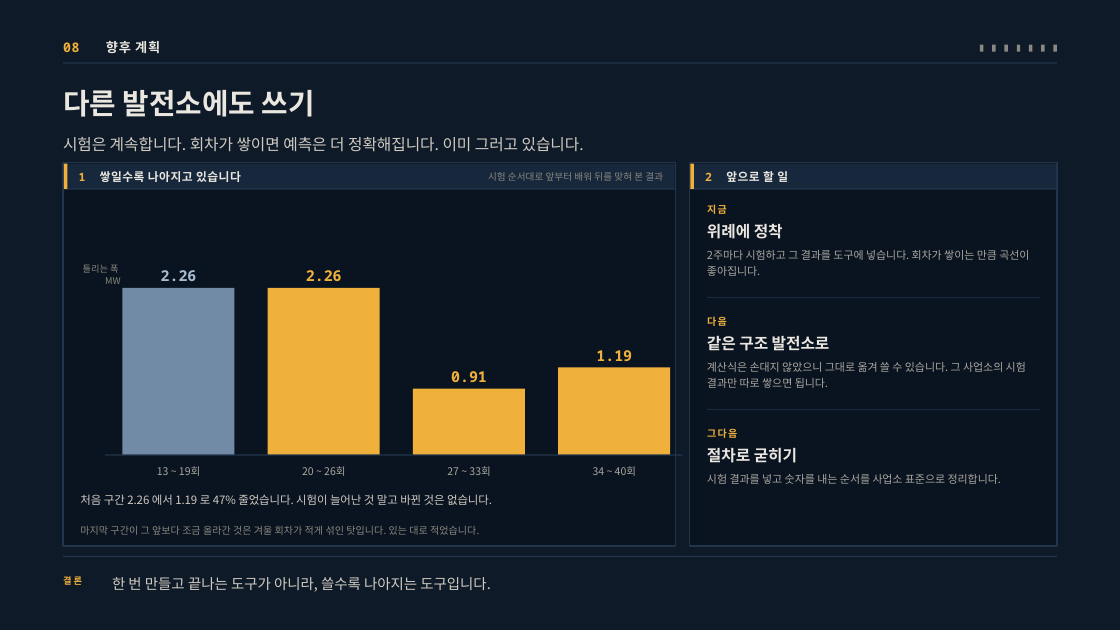
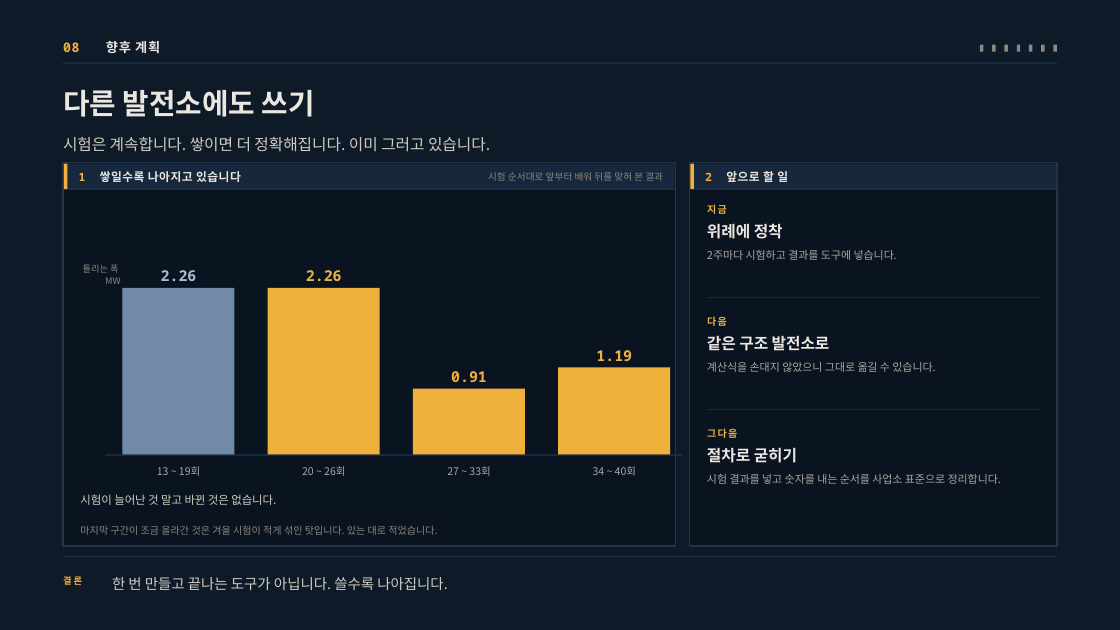
Before and after one commit to jooh-ai/Narae-AI, a slide deck: slide 11 of docs/ppt/위례_공급가능용량_최종발표_v3.pptx. Drawn at 1120x630 pixels with LibreOffice and Linux fonts; fonts in the diff are those of the drawing. Boxes give left, top, right and bottom in pixels: in the first picture for what was removed or moved away, otherwise in the second. Text is boxed around its words. In the diff, an @@ line names an element or a change of style, - is before the commit and + after.

```diff
--- a/docs/ppt/위례_공급가능용량_최종발표_v3.pptx
+++ b/docs/ppt/위례_공급가능용량_최종발표_v3.pptx
@@ text at (x1=63, y1=137, x2=490, y2=152): text changed @@
-시험은 계속합니다. 회차가 쌓이면 예측은 더 정확해집니다. 이미 그러고 있습니다.
+시험은 계속합니다. 쌓이면 더 정확해집니다. 이미 그러고 있습니다.
@@ text at (x1=707, y1=250, x2=897, y2=260): text changed @@
-2주마다 시험하고 그 결과를 도구에 넣습니다. 회차가 쌓이는 만큼 곡선이 좋아집니다.
+2주마다 시험하고 결과를 도구에 넣습니다.
@@ text at (x1=707, y1=362, x2=935, y2=372): text changed @@
-계산식은 손대지 않았으니 그대로 옮겨 쓸 수 있습니다. 그 사업소의 시험 결과만 따로 쌓으면 됩니다.
+계산식을 손대지 않았으니 그대로 옮길 수 있습니다.
@@ text at (x1=80, y1=494, x2=276, y2=505): text changed @@
-처음 구간 2.26 에서 1.19 로 47% 줄었습니다. 시험이 늘어난 것 말고 바뀐 것은 없습니다.
+시험이 늘어난 것 말고 바뀐 것은 없습니다.
@@ text at (x1=80, y1=526, x2=437, y2=535): text changed @@
-마지막 구간이 그 앞보다 조금 올라간 것은 겨울 회차가 적게 섞인 탓입니다. 있는 대로 적었습니다.
+마지막 구간이 조금 올라간 것은 겨울 시험이 적게 섞인 탓입니다. 있는 대로 적었습니다.
@@ text at (x1=112, y1=577, x2=447, y2=590): text changed @@
-한 번 만들고 끝나는 도구가 아니라, 쓸수록 나아지는 도구입니다.
+한 번 만들고 끝나는 도구가 아닙니다. 쓸수록 나아집니다.
```
Also in this commit, not shown: 8 other slides changed, 11 other files.
